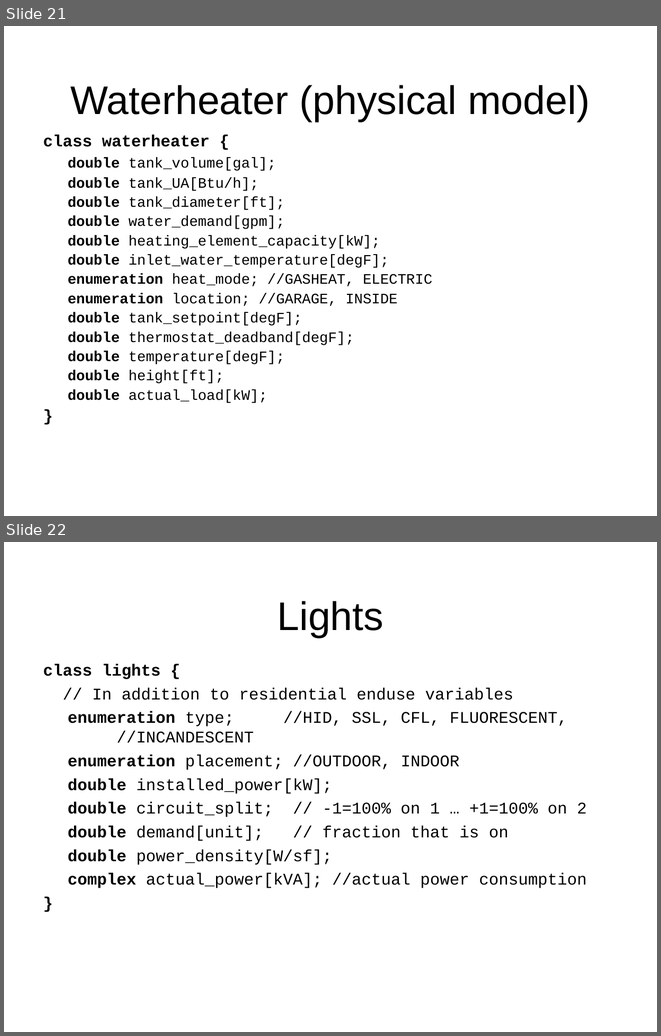
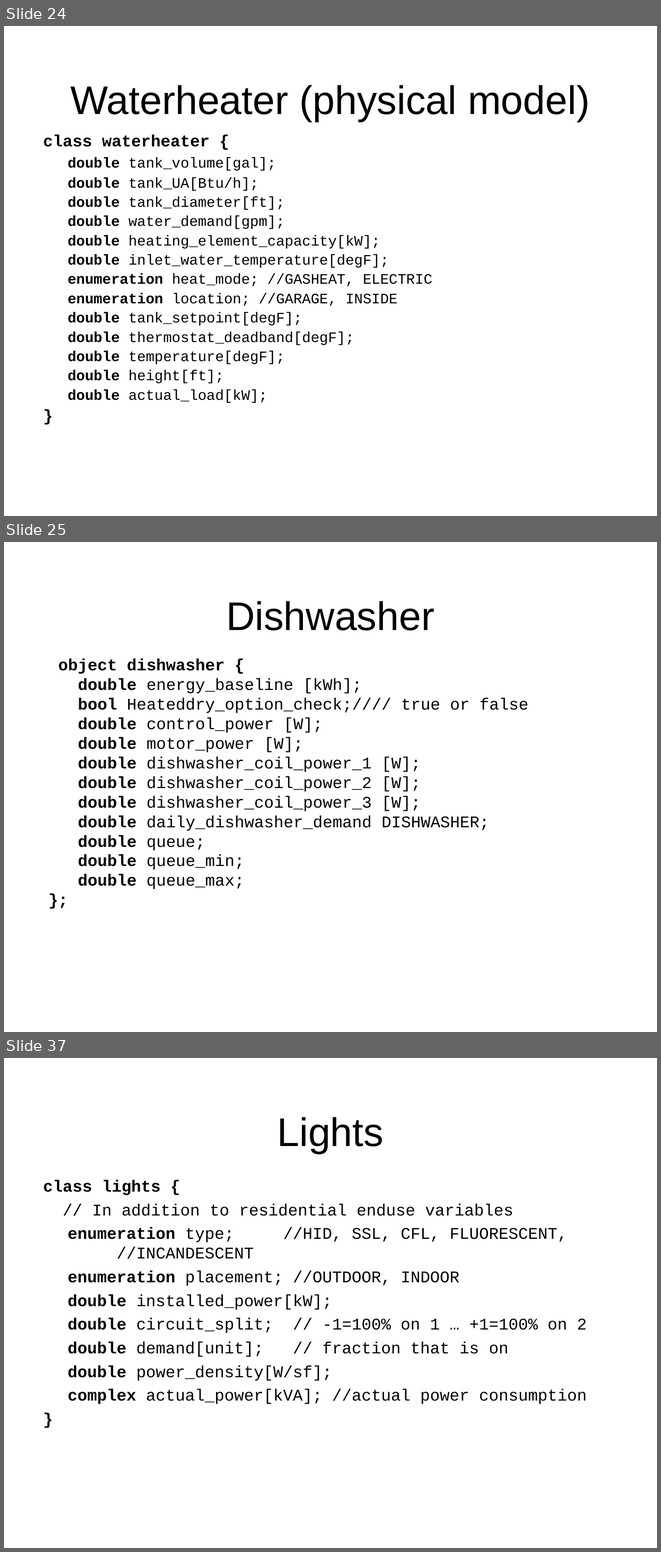
Before and after one commit to gridlab-d/course, a slide deck: ThreeDayCourse_v22/Day2/3.2 - Residential.ppt. Shown one above the other, each under a label of ours: slides 21 and 22 before the commit, slides 24, 25 and 37 after it; the slides between them are not shown. The pictures are 661x1036 and 661x1552 pixels, drawn with LibreOffice and Linux fonts; fonts in the diff are those of the drawing; background and template pictures are left out. Boxes give left, top, right and bottom in pixels: in the first picture for what was removed or moved away, otherwise in the second. Text is boxed around its words. In the diff, an @@ line names an element or a change of style, - is before the commit and + after.

Commit message:
Updated water heater,dishwasher, dryer, electric range, refrigerator, and clothes washer slides.

```diff
--- a/ThreeDayCourse_v22/Day2/3.2 - Residential.ppt
+++ b/ThreeDayCourse_v22/Day2/3.2 - Residential.ppt
@@ slide 25 added at (x1=4, y1=542, x2=657, y2=1032), background picture (left out) @@
@@ title added at (x1=226, y1=601, x2=434, y2=631), 44 pt, text #000000 @@
+Dishwasher
@@ text added at (x1=58, y1=659, x2=528, y2=889), 18 pt, text #000000 @@
+object dishwasher {
+double energy_baseline [kWh];
+bool Heateddry_option_check;//// true or false
+double control_power [W];
+double motor_power [W];
+double dishwasher_coil_power_1 [W];
+double dishwasher_coil_power_2 [W];
+double dishwasher_coil_power_3 [W];
+double daily_dishwasher_demand DISHWASHER;
+double queue;
+double queue_min;
+double queue_max;
+};
@@ what was slide 21 is now slide 24 @@
@@ what was slide 22 is now slide 37 @@
```
Also in this commit, not shown: 14 other slides added, 5 slides removed.
